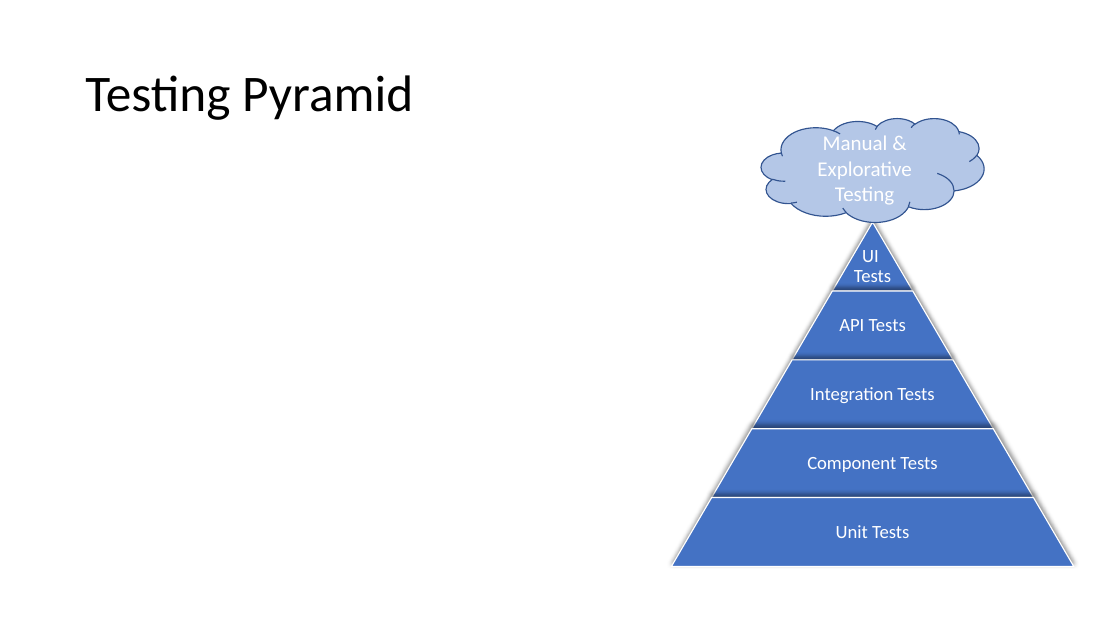
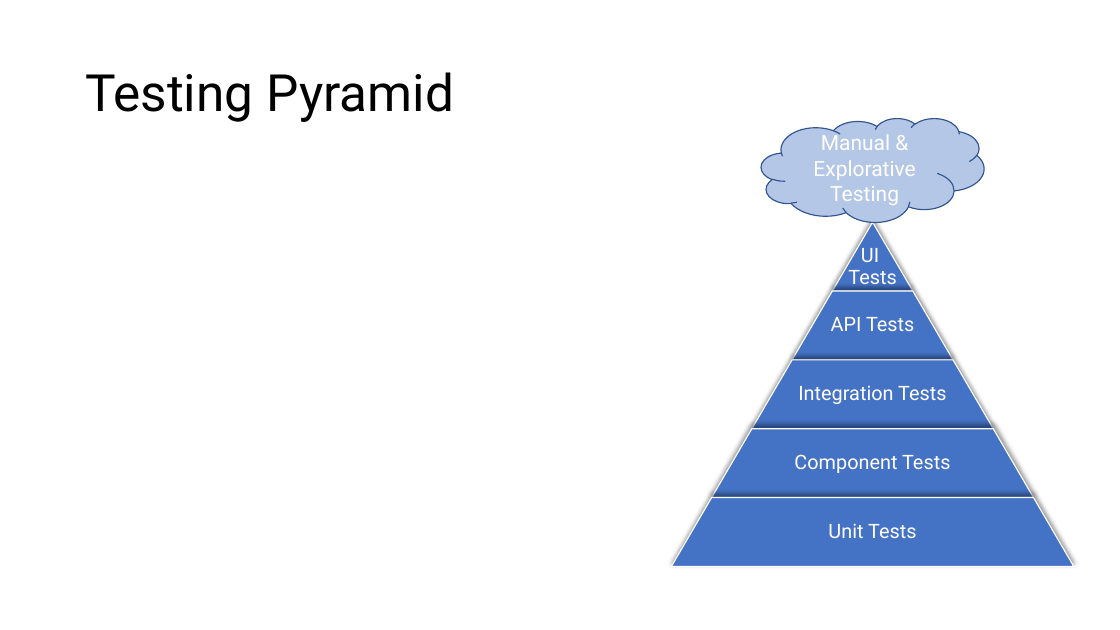
Before and after one commit to m4cx/consumer-driven-contract-testing-pact, a slide deck: slide 3 of powerpoint/Consumer-Driven Contract Tests using PACT.pptx. Drawn at 1120x630 pixels with LibreOffice and Linux fonts; fonts in the diff are those of the drawing. Boxes give left, top, right and bottom in pixels: in the first picture for what was removed or moved away, otherwise in the second. Text is boxed around its words. In the diff, an @@ line names an element or a change of style, - is before the commit and + after.

Commit message:
feat(ppt): change font to Roboto

```diff
--- a/powerpoint/Consumer-Driven Contract Tests using PACT.pptx
+++ b/powerpoint/Consumer-Driven Contract Tests using PACT.pptx
@@ title "Testing Pyramid" at [85, 72, 454, 122]: font Calibri to Roboto @@
@@ cloud "Manual & Explorative Testing" at [761, 118, 984, 223]: font Calibri to Roboto @@
@@ size 16 to 17 pt, font Calibri to Roboto in 5 elements at [848, 248, 896, 290], [831, 317, 914, 331], [798, 386, 946, 404], [794, 454, 950, 473], [828, 523, 916, 538] @@
```
Also in this commit, not shown: 9 other slides changed.
